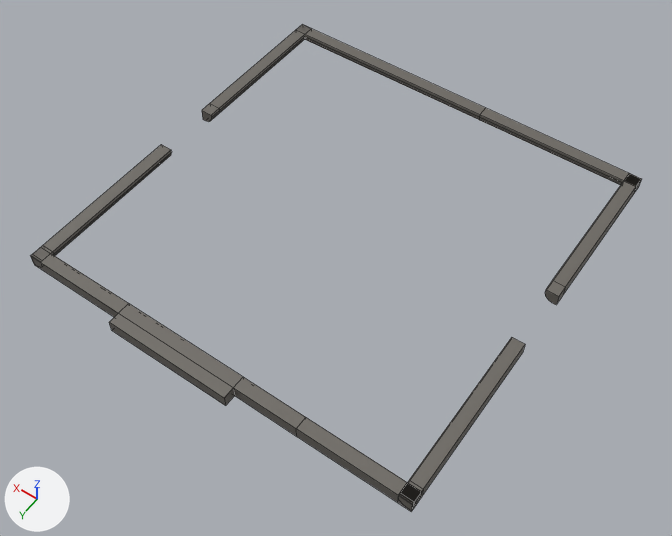
Two versions of the FBX model Assets/Art/lobby/obramowanie.fbx, one commit apart.
Rendered twice from a 50 mm camera at (-68.3, 91.4, 134.2) aimed at (-19.1, 22.6, 26.1). Every picture has the same lights, and +X, +Y and +Z are marked at lower left. Mesh edges are drawn as thin lines. Where no turn or scale is listed for an object, it has been applied to the vertices. Vertices at the same position are counted once.

Before the edit, the objects in view are built like this:
```python
me_cube_1189 = bpy.data.meshes.new('Cube.1189')
me_cube_1189.from_pydata(...)  # 186 vertices, 156 faces; spans x -1.0..63.2, y -26.2..39.9, z -1.0..1.0
me_cube_1189.materials.append(mat_material_001)  # picture img_paleta_png
# before: 162 (26.1, 38.1, -1.0) at pixel (234, 395), 183 (26.1, 39.9, -1.0) at pixel (225, 405)
ob_cube_157 = bpy.data.objects.new('Cube.157', me_cube_1189)
ob_cube_157.location = (-48.1, 11.1, 30.1)
```
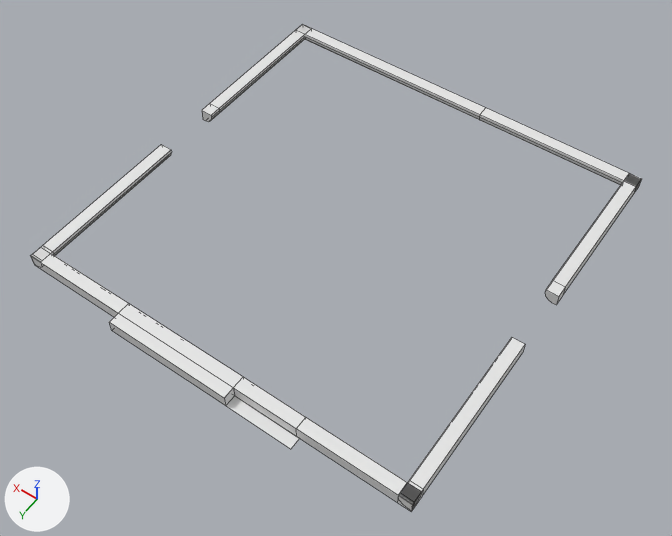
Location of each change, [x1, y1, x2, y2] in pixels of the pictures (672 x 536 px):
part 1 of me_cube_1189, added: after [226, 396, 299, 449]
part 2 of me_cube_1189, recoloured (grey to white): [31, 24, 641, 511] in both

The edits, one by one:
me_cube_1189 is used by ob_cube_157; location (-48.1, 11.1, 30.1).
Verts and faces of me_cube_1189; kept vertices keep their numbers, new ones are numbered from 186.
me_cube_1189 had 186 vertices, 156 faces and spanned x -1.0..63.2, y -26.2..39.9, z -1.0..1.0.
me_cube_1189 now has 188 vertices, 157 faces and spans x -1.0..63.2, y -26.2..39.9, z -1.0..1.0.
Part 1, on me_cube_1189:
New vertex 186 is at (15.6, 38.1, -1.0), pixel (299, 438).
New vertex 187 is at (15.6, 39.9, -1.0), pixel (290, 449).
New faces: (162, 186, 187, 183).
me_cube_1189 part 2: 156 faces spanning x -1.0..63.2, y -26.2..39.9, z -1.0..1.0 switch from mat_material_001 (picture img_paleta_png) to no material.
